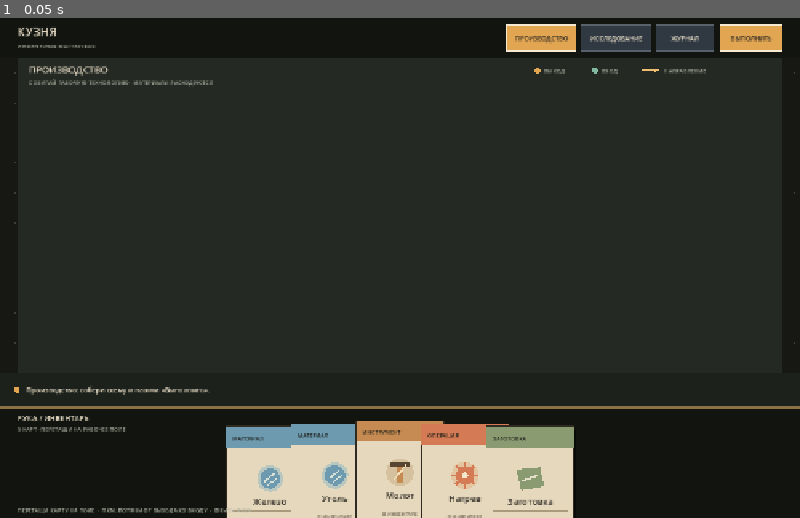
Above: before the commit, frame 1.
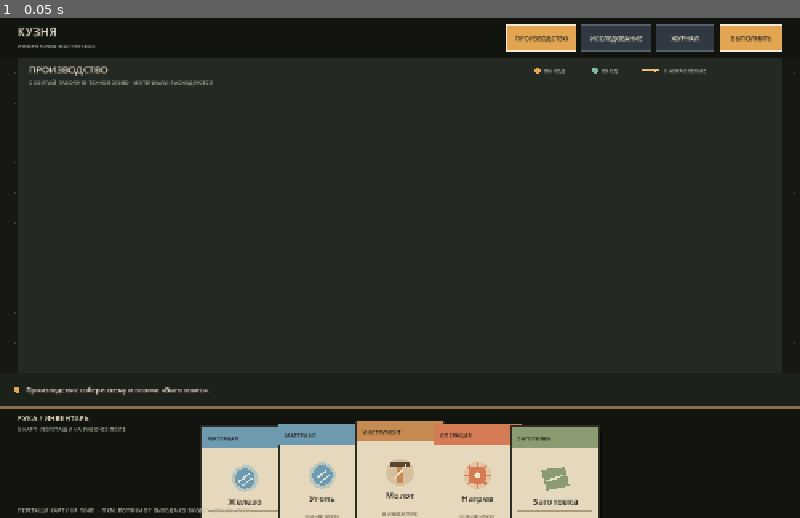
Above: after the commit, the same moment.

Repository: Blyaprint/new-1-bit-kuznya
Game: Godot game, scene res://scenes/board_prototype.tscn
Two runs of this game, one before a commit and one after it. Both use one fixed random seed, a clock stepped at 60 frames per second and the inputs below.
Inputs:
- Up to frame 1 (0.05 s): no input

The runs differ from the first frame. In frame 1, 2.8% of the frame differs, in the area x 25-75%, y 81-100%.

Commit message:
Adjust hand card spacing for larger readable cards

Diff:
--- a/scripts/board_prototype.gd
+++ b/scripts/board_prototype.gd
@@ -344,7 +344,7 @@
 
 func _hand_card_rect(index: int, count: int) -> Rect2:
 	var usable_width := maxf(240.0, size.x - 80.0)
-	var step := minf(104.0, usable_width / maxf(1.0, float(count)))
+	var step := minf(124.0, usable_width / maxf(1.0, float(count)))
 	var total_width := CARD_SIZE.x + step * maxf(0, count - 1)
 	var start_x := (size.x - total_width) * 0.5
 	var x := start_x + step * index
